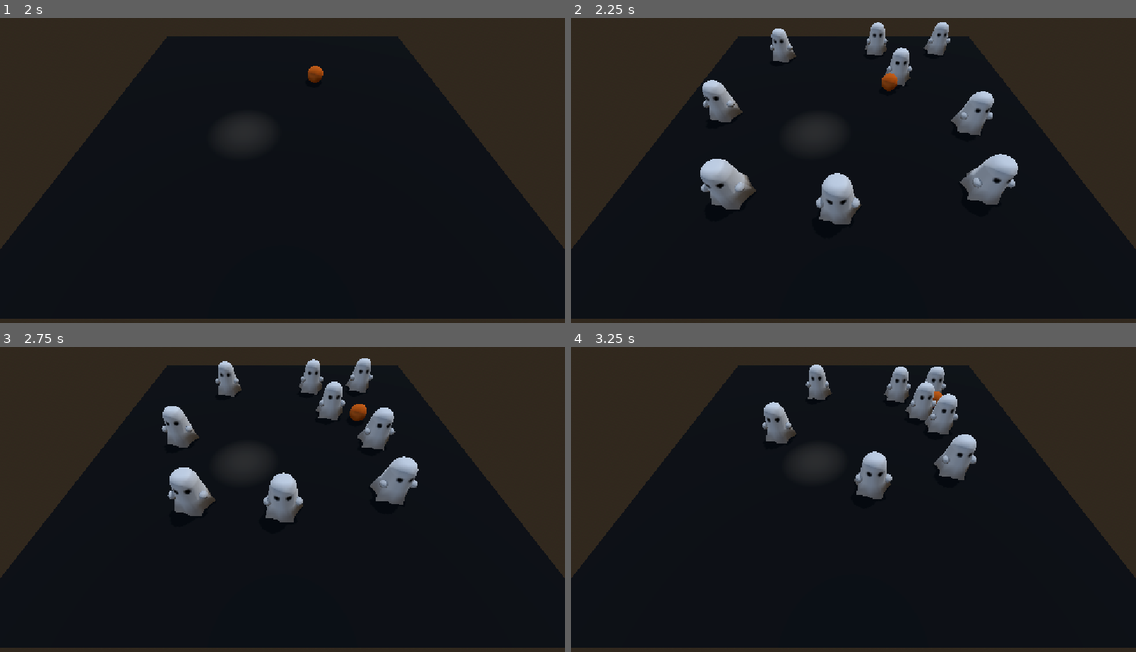
Above: before the commit, frames 1-4 (two rows, left to right).
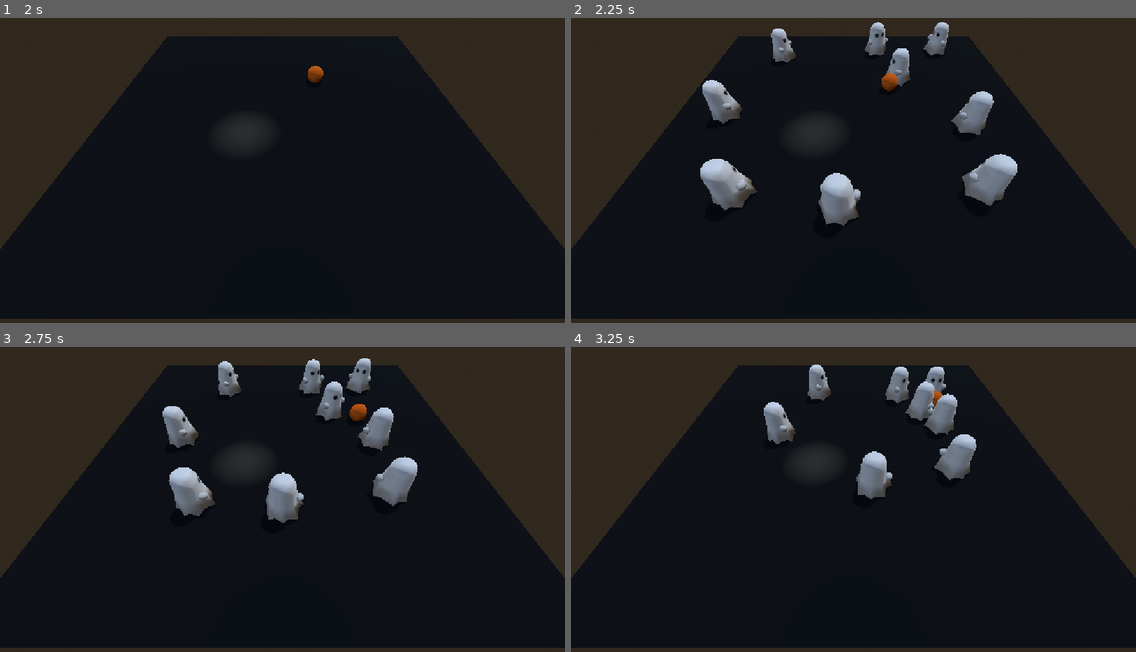
Above: after the commit, the same moments.

Repository: Dempsey845/moonlit-mayhem
Game: Godot game, scene res://Graveyard/graveyard.tscn
The game is run twice, just before and just after one commit, with the same random seed, the same clock (stepped at 60 frames per second) and the same inputs.
Inputs:
- Up to frame 1 (2 s): tap Enter at 0.5 s; hold D (move_right) 0.53-1.28 s; hold S (move_back) from 1.28 s (still down)
- Up to frame 2 (2.25 s): release S (move_back) at 2.03 s; hold D (move_right) from 2.03 s (still down)
- Up to frame 3 (2.75 s): keep holding D (move_right)
- Up to frame 4 (3.25 s): release D (move_right) at 2.78 s; hold W (move_forward) from 2.78 s (still down)

Frame 1 is identical in both runs. In frame 2, 1.1% of the frame differs, in the area x 22-80%, y 1-69%; in frame 3, 1.0%; in frame 4, 0.7%.

Commit message:
Ghost now look towards move direction.

Diff:
--- a/Ghost/ghost.gd
+++ b/Ghost/ghost.gd
@@ -62,6 +62,10 @@
 	else:
 		velocity.y = 0.0
 
+	if direction.length_squared() > 0.001:
+		var target_angle: float = atan2(-direction.x, -direction.z)
+		rotation.y = lerp_angle(rotation.y, target_angle, 1.0 - exp(-10.0 * delta))
+
 	move_and_slide()
 
 
--- a/Ghost/ghost.tscn
+++ b/Ghost/ghost.tscn
@@ -16,3 +16,4 @@
 [node name="NavigationAgent3D" type="NavigationAgent3D" parent="." unique_id=61609250]
 
 [node name="Ghost" parent="." unique_id=1546254383 instance=ExtResource("2_uexgx")]
+transform = Transform3D(-1, 0, 8.742278e-08, 0, 1, 0, -8.742278e-08, 0, -1, 0, 0, 0)
